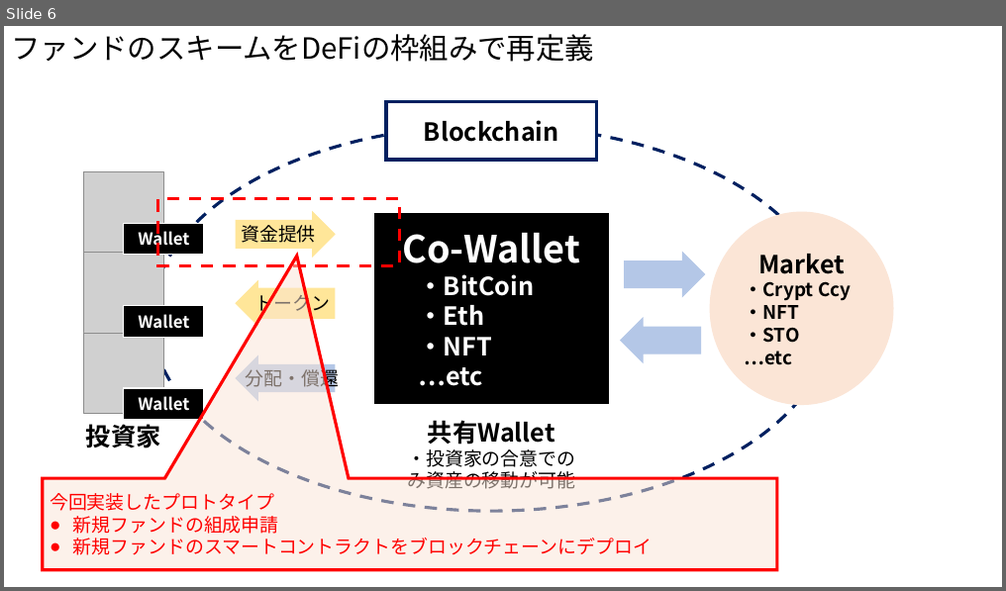
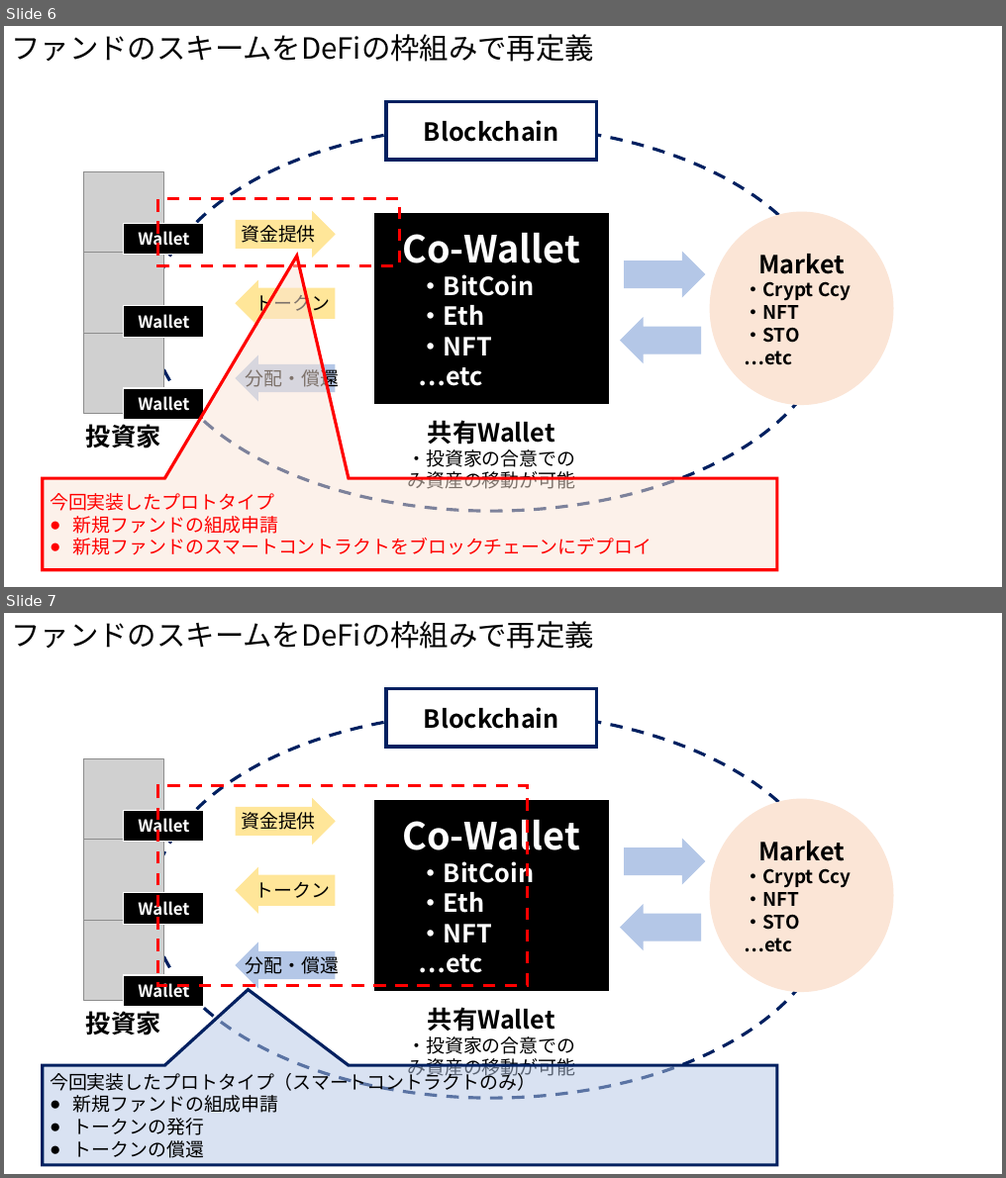
Before and after one commit to web3mini-investment/frontend, a slide deck: TokyoWeb3Hackathon_dFund_Concept.pptx. Shown one above the other, each under a label of ours: slide 6 before the commit, slides 6 and 7 after it. The pictures are 1006x591 and 1006x1178 pixels, drawn with LibreOffice and Linux fonts; fonts in the diff are those of the drawing; grey boxes stand for pictures. Boxes give left, top, right and bottom in pixels: in the first picture for what was removed or moved away, otherwise in the second. Text is boxed around its words. In the diff, an @@ line names an element or a change of style, - is before the commit and + after.

```diff
--- a/TokyoWeb3Hackathon_dFund_Concept.pptx
+++ b/TokyoWeb3Hackathon_dFund_Concept.pptx
@@ slide 7 added at <box>4,613,1002,1174</box>, background #FFFFFF @@
@@ title added at <box>12,621,594,649</box>, 28 pt, text #000000 @@
+ファンドのスキームをDeFiの枠組みで再定義
@@ rectangle added at <box>158,786,528,986</box>, outline #FF0000 3 pt dashed @@
@@ group added at <box>83,689,893,1099</box>: 5 rectangles, 5 left arrows, 3 pictures, 2 ellipses, 2 texts @@
+投資家
+Wallet
+Wallet
+Wallet
+Co-Wallet
+  ・BitCoin
+  ・Eth
+  ・NFT
+  …etc
+Market
+・Crypt Ccy
+・NFT
+・STO
+…etc
+Blockchain
+資金提供
+分配・償還
+トークン
+共有Wallet
+・投資家の合意でのみ資産の移動が可能
@@ speech box added at <box>43,1065,777,1165</box>, fill #B4C7E7 at 50% opacity, outline #002060 3 pt, 18 pt, text #000000 @@
+今回実装したプロトタイプ（スマートコントラクトのみ）
+● 新規ファンドの組成申請
+● トークンの発行
+● トークンの償還
```
Also in this commit, not shown: 1 other file.
